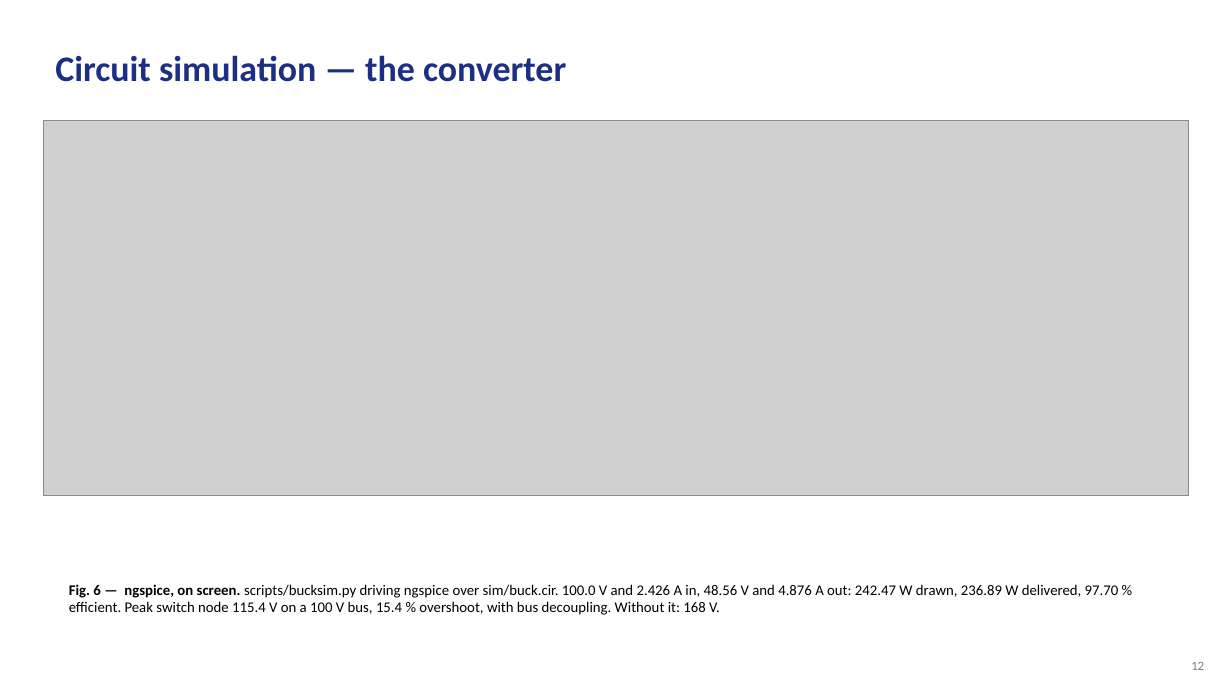
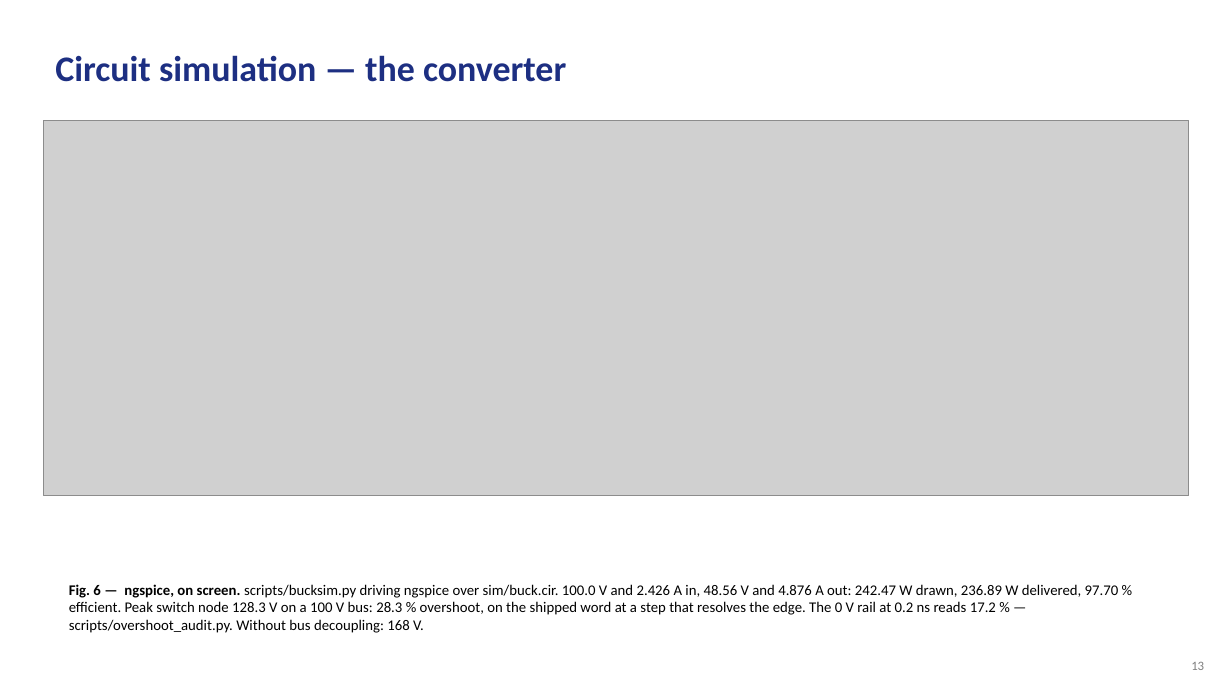
Before and after one commit to Amritha902/gan-driver, a slide deck: slide 13 of review/GaN_Review1_PRESENT.pptx (slide 12 before the commit). Drawn at 1232x693 pixels with LibreOffice and Linux fonts; fonts in the diff are those of the drawing; grey boxes stand for pictures. Boxes give left, top, right and bottom in pixels: in the first picture for what was removed or moved away, otherwise in the second. Text is boxed around its words. In the diff, an @@ line names an element or a change of style, - is before the commit and + after.

```diff
--- a/review/GaN_Review1_PRESENT.pptx
+++ b/review/GaN_Review1_PRESENT.pptx
@@ text at box(69, 584, 1119, 633): text changed @@
-Fig. 6 — ngspice, on screen. scripts/bucksim.py driving ngspice over sim/buck.cir. 100.0 V and 2.426 A in, 48.56 V and 4.876 A out: 242.47 W drawn, 236.89 W delivered, 97.70 % efficient. Peak switch node 115.4 V on a 100 V bus, 15.4 % overshoot, with bus decoupling. Without it: 168 V.
+Fig. 6 — ngspice, on screen. scripts/bucksim.py driving ngspice over sim/buck.cir. 100.0 V and 2.426 A in, 48.56 V and 4.876 A out: 242.47 W drawn, 236.89 W delivered, 97.70 % efficient. Peak switch node 128.3 V on a 100 V bus: 28.3 % overshoot, on the shipped word at a step that resolves the edge. The 0 V rail at 0.2 ns reads 17.2 % — scripts/overshoot_audit.py. Without bus decoupling: 168 V.
```
Also in this commit, not shown: 17 other slides changed, 4 slides added, 15 other files.
